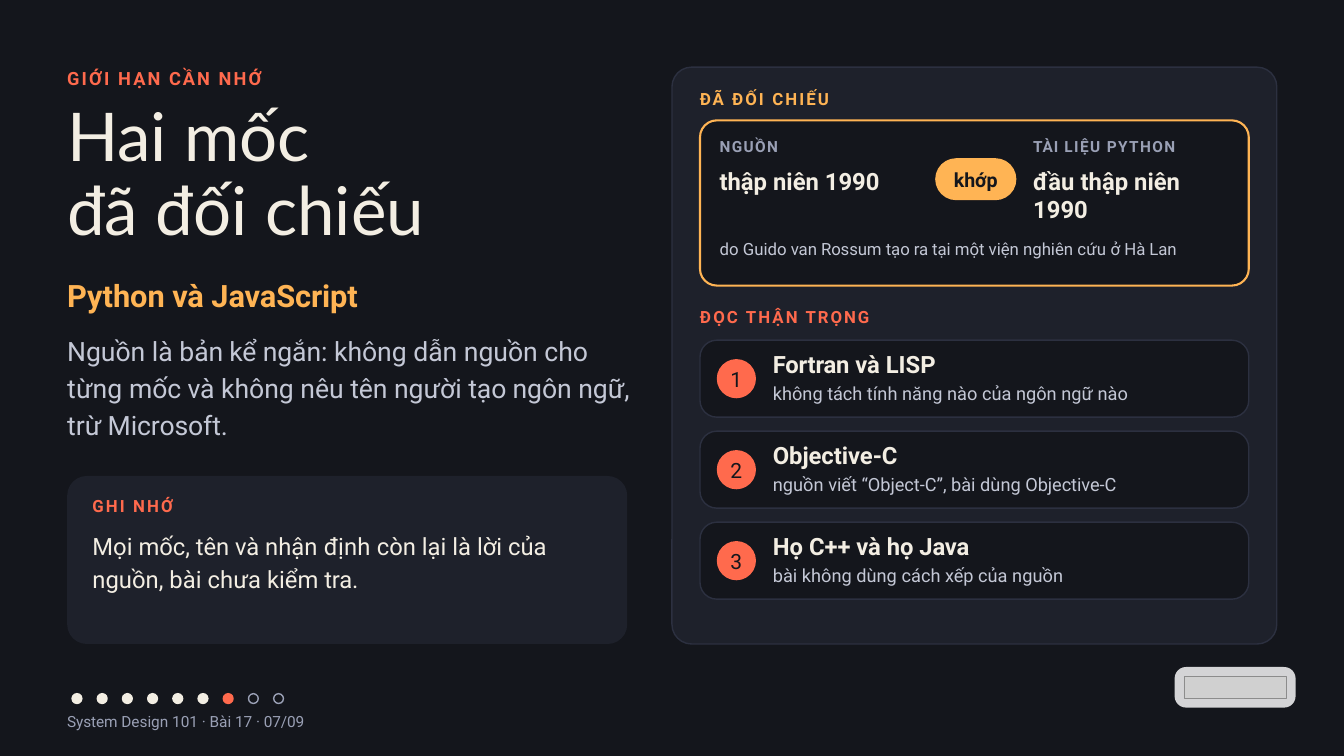
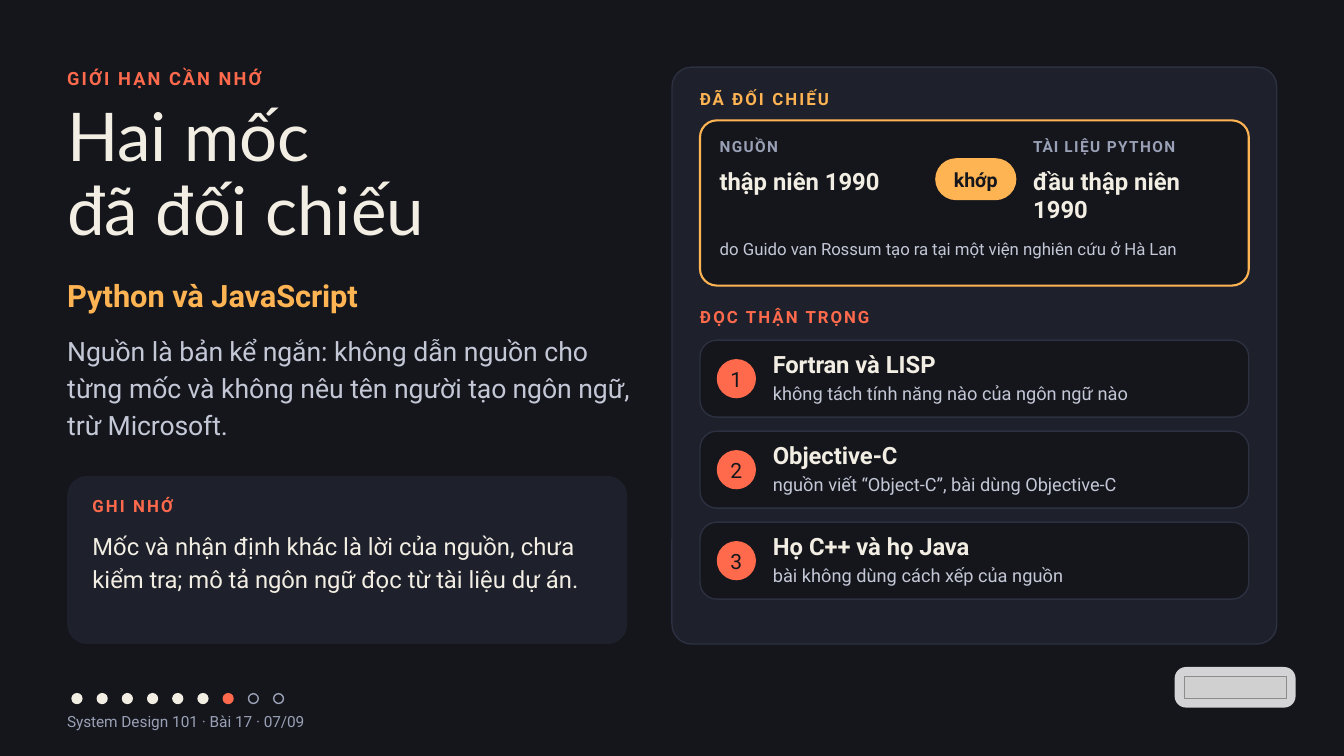
Before and after one commit to vohoailinh90/tool-marketing-studio, a slide deck: slide 7 of system-design-101/vi/lessons/sd-10-017/slides/sd-10-017.pptx. Drawn at 1344x756 pixels with LibreOffice and Linux fonts; fonts in the diff are those of the drawing; grey boxes stand for pictures. Boxes give left, top, right and bottom in pixels: in the first picture for what was removed or moved away, otherwise in the second. Text is boxed around its words. In the diff, an @@ line names an element or a change of style, - is before the commit and + after.

```diff
--- a/system-design-101/vi/lessons/sd-10-017/slides/sd-10-017.pptx
+++ b/system-design-101/vi/lessons/sd-10-017/slides/sd-10-017.pptx
@@ text at (x1=92, y1=535, x2=578, y2=593): text changed @@
-Mọi mốc, tên và nhận định còn lại là lời của nguồn, bài chưa kiểm tra.
+Mốc và nhận định khác là lời của nguồn, chưa kiểm tra; mô tả ngôn ngữ đọc từ tài liệu dự án.
```
Also in this commit, not shown: 1 other file.
